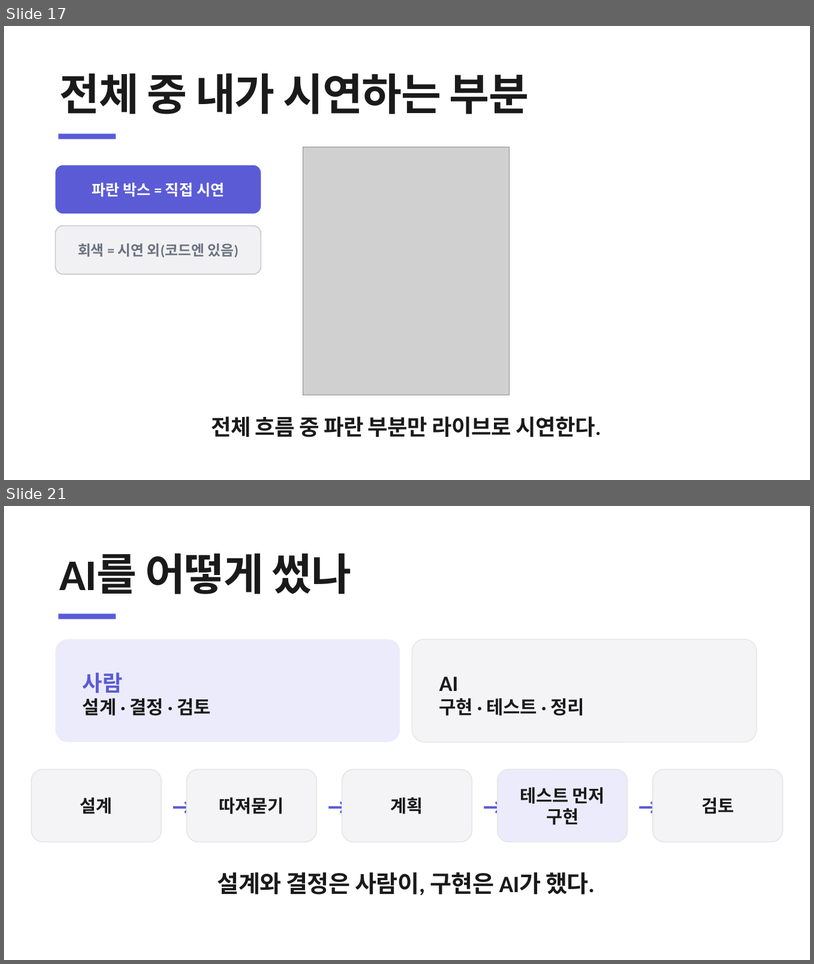
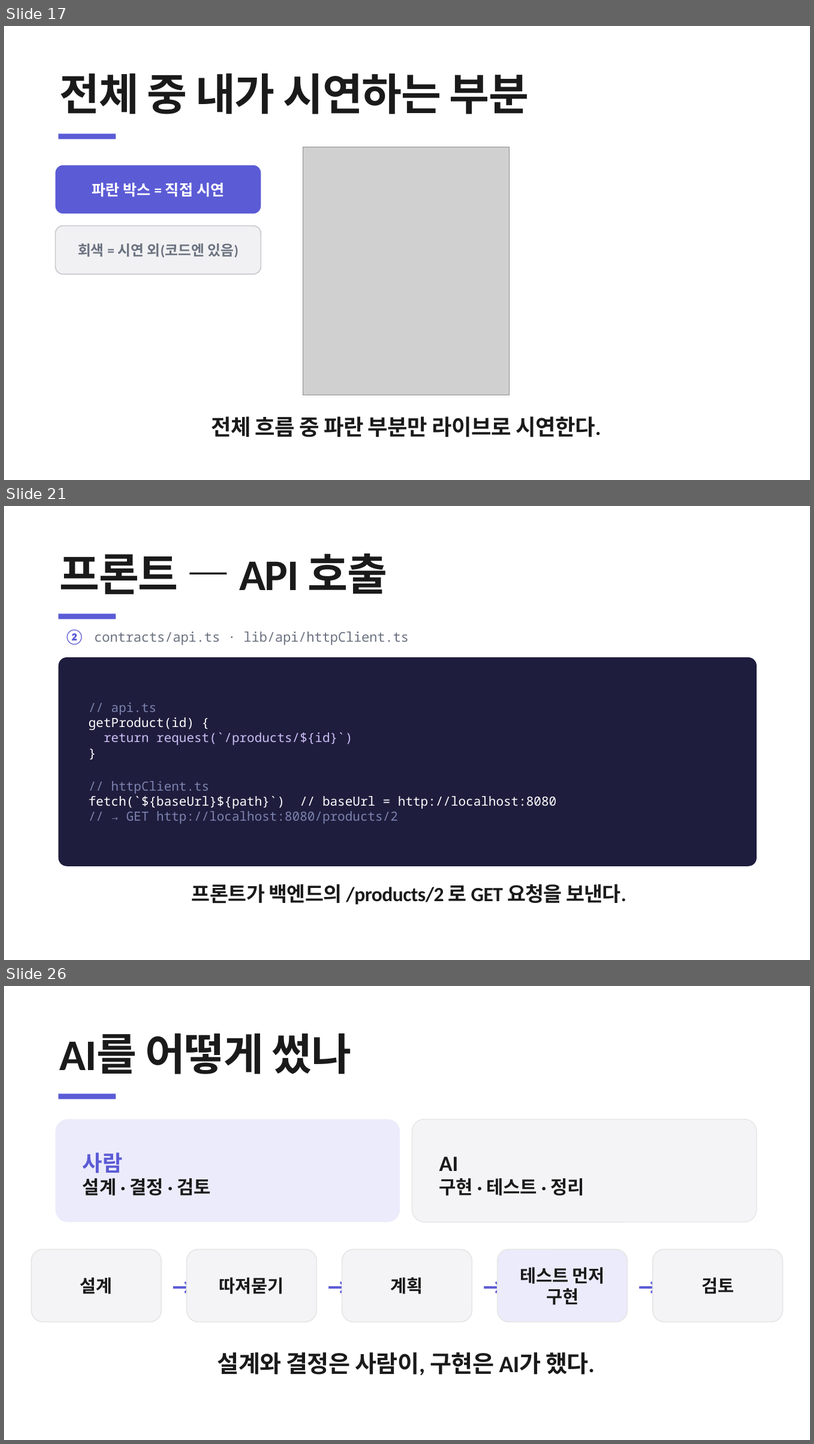
Before and after one commit to heyoonyoon/distributed-programming, a slide deck: docs/presentation/보험발표-figma.pptx. Shown one above the other, each under a label of ours: slides 17 and 21 before the commit, slides 17, 21 and 26 after it; the slides between them are not shown. The pictures are 814x964 and 814x1444 pixels, drawn with LibreOffice and Linux fonts; fonts in the diff are those of the drawing; grey boxes stand for pictures. Boxes give left, top, right and bottom in pixels: in the first picture for what was removed or moved away, otherwise in the second. Text is boxed around its words. In the diff, an @@ line names an element or a change of style, - is before the commit and + after.

```diff
--- a/docs/presentation/보험발표-figma.pptx
+++ b/docs/presentation/보험발표-figma.pptx
@@ slide 21 added at (4, 506, 810, 960), background #FFFFFF @@
@@ text added at (60, 553, 387, 594), 52 pt, text #1A1A1A, bold @@
+프론트 — API 호출
@@ rectangle added at (59, 613, 116, 619), fill #5B5BD6 @@
@@ text added at (65, 630, 409, 645), 16 pt, text #6B7280 @@
+② contracts/api.ts · lib/api/httpClient.ts
@@ rounded rectangle added at (59, 657, 757, 866), fill #1F1D3D @@
@@ text added at (89, 702, 557, 823), 15 pt, text #FFFFFF @@
+// api.ts
+getProduct(id) {
+return request(`/products/${id}`)
+}
+// httpClient.ts
+fetch(`${baseUrl}${path}`) // baseUrl = http://localhost:8080
+// → GET http://localhost:8080/products/2
@@ text added at (192, 883, 627, 904), 24 pt, text #1A1A1A, bold @@
+프론트가 백엔드의 /products/2 로 GET 요청을 보낸다.
@@ what was slide 21 is now slide 26 @@
```
Also in this commit, not shown: 1 slide changed, 6 other slides added, 2 slides removed, 3 other files.
